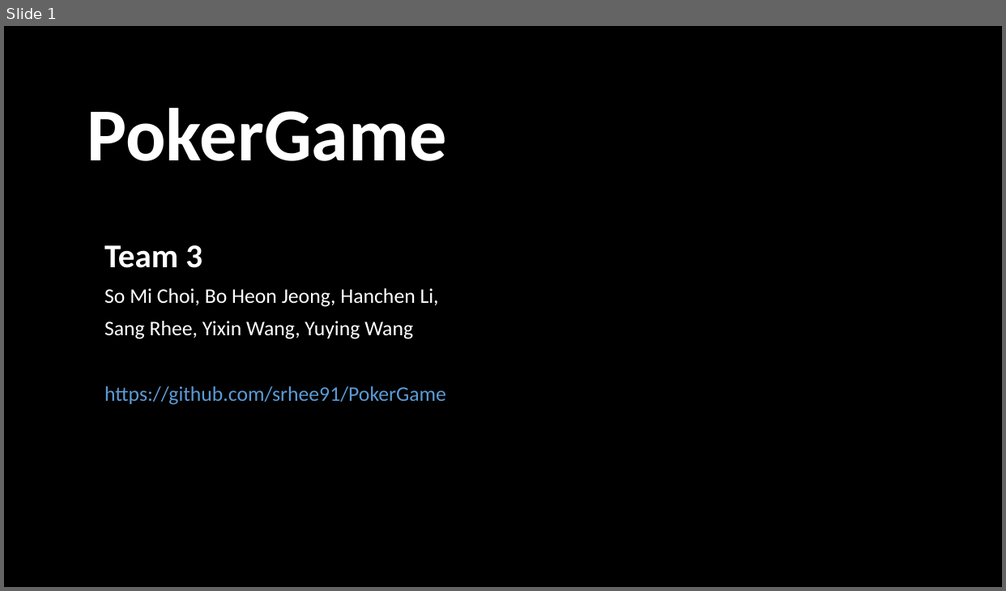
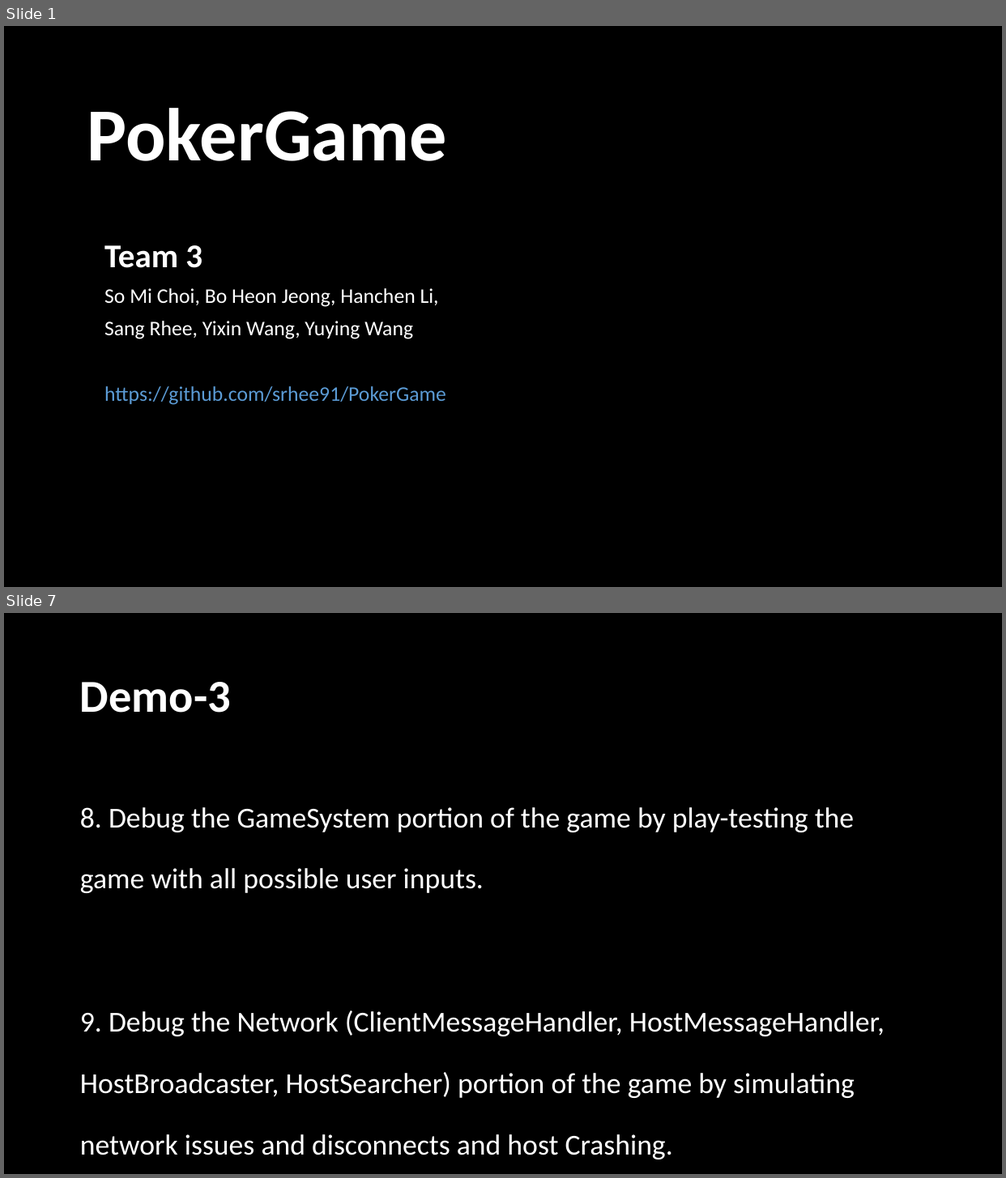
Before and after one commit to srhee91/PokerGame, a slide deck: 09. Sprint3 Final Presentation/FinalPresentation.pptx. Shown one above the other, each under a label of ours: slide 1 before the commit, slides 1 and 7 after it; the slides between them are not shown. The pictures are 1006x591 and 1006x1178 pixels, drawn with LibreOffice and Linux fonts; fonts in the diff are those of the drawing; background and template pictures are left out. Boxes give left, top, right and bottom in pixels: in the first picture for what was removed or moved away, otherwise in the second. Text is boxed around its words. In the diff, an @@ line names an element or a change of style, - is before the commit and + after.

```diff
--- a/09. Sprint3 Final Presentation/FinalPresentation.pptx
+++ b/09. Sprint3 Final Presentation/FinalPresentation.pptx
@@ slide 7 added at bbox=[4, 613, 1002, 1174], background picture (left out) @@
@@ title added at bbox=[80, 682, 231, 713], 44 pt, text #FFFFFF, bold @@
+Demo-3
@@ text added at bbox=[80, 807, 884, 1160], 48 pt, text #FFFFFF @@
+8. Debug the GameSystem portion of the game by play-testing the game with all possible user inputs.
+9. Debug the Network (ClientMessageHandler, HostMessageHandler, HostBroadcaster, HostSearcher) portion of the game by simulating network issues and disconnects and host Crashing.
```
Also in this commit, not shown: 3 slides changed, 2 other slides added, 1 slide removed.
